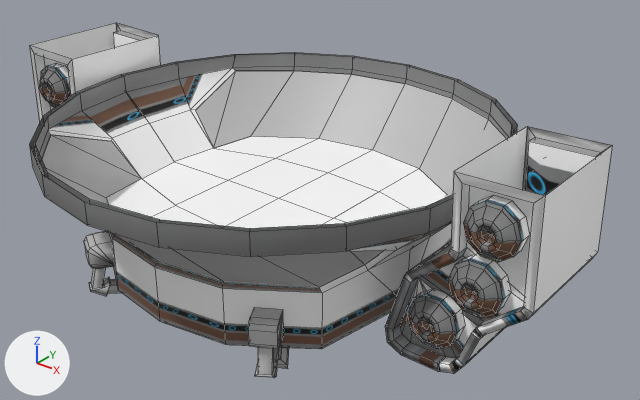
Renders of the FBX model Assets/Art/Environment/Ship/Ship/ShipBrettom.fbx from each side of a commit.
Rendered twice from a camera (50 mm lens) standing at (21.9, -24.7, 12.5) and looking at (1.4, 1.0, -3.5). Arrows for +X, +Y and +Z are at lower left; the lights stay in place. Mesh edges are drawn as thin lines. Where no turn or scale is listed for an object, it has been applied to the vertices.

Names of what the first picture shows: 'Sheel', 'Ship_Top8', 'pCube4', 'pCube8'.
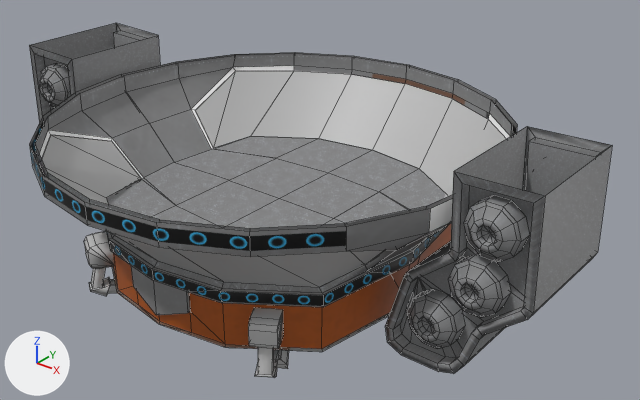
Commit message: ship slightly better

Where the newer file only moved an object's origin or applied its transform, the numbers keep the older frame.

Location of each change, [x1, y1, x2, y2] in pixels of the pictures (640 x 400 px):
'Ship_Top8', reshaped: before [29, 52, 517, 349]; after [29, 52, 517, 352]
'pCube4', recoloured: [29, 23, 612, 374] in both
part 1 of me_mesh_003, built on: before [109, 54, 512, 349]; after [106, 54, 513, 352]
part 2 of me_mesh_003, surface changed: [29, 52, 517, 270] in both
part 3 of me_mesh_003, recoloured (white to grey): [107, 136, 446, 293] in both

The change in detail:
Picture 'MetalPatch_basecolor.png' (img_metalpatch_basecolor_png) is new.
Picture 'TrimSheet.png' (img_trimsheet_png) is new.
Material 'MetalPatch' (mat_metalpatch) is new.
Uses the picture img_metalpatch_basecolor_png.
Material 'TrimSheet_2Material5' (mat_trimsheet_2material5) is new.
Its texture is img_trimsheet_png (with its transparency).
me_mesh_003 is used by ob_ship_top8; location (0.0, 0.0, -4.37).
me_mesh_003 had 266 vertices, 257 faces and spanned x -9.4..9.4, y -9.4..9.4, z -3.5..4.4.
me_mesh_003 now has 372 vertices, 358 faces and spans x -9.4..9.4, y -9.4..9.4, z -3.5..4.4.
Part 1, on me_mesh_003:
10 vertices are removed from x -7.5..7.5, y -0.1..3.1, z -1.5..2.4.
72 faces are deleted.
8 vertices in x -6.1..6.1, y -0.1, z -2.9..-1.8 move by (0.0, 0.1, 0.0).
2 vertices move from x -7.5..7.5, y 5.3, z 3.8 to x -7.6..7.6, y 5.4, z 3.7.
102 vertices are added at x -7.5..7.5, y -6.9..6.9, z -1.9..2.5.
8 new vertices lie (0.0, 0.0, 1.9) away from vertices in x -5.8..5.8, y -6.3..6.3, z -1.6.
6 new vertices lie (0.0, 0.0, 0.5) away from vertices in x -6.6..6.6, y -6.5..6.5, z 0.3.
141 new faces join them, mat_trimmington1 (picture img_shiptrim1_png).
8 new faces join them, mat_metalpatch.
24 new faces join them, mat_trimsheet_2material5 (picture img_trimsheet_png).
me_mesh_003 part 2: 185 kept faces spanning x -9.4..9.4, y -9.4..9.4, z -3.5..4.4 get new texture (UV) coordinates.
me_mesh_003 part 3: 24 faces spanning x -6.1..6.1, y -6.8..6.8, z 0.8..0.9 switch from mat_trimmington1 (picture img_shiptrim1_png) to mat_metalpatch.
me_mesh_003 now uses material mat_trimsheet_2material5 (picture img_trimsheet_png).
me_mesh_001 has 924 vertices, 918 faces and spans x -22.4..2.7, y -2.9..2.9, z -3.8..3.9.
me_mesh_001 no longer uses material mat_trimmington (picture img_shiptrim1_png).
me_mesh_001 now uses material mat_metalpatch.
